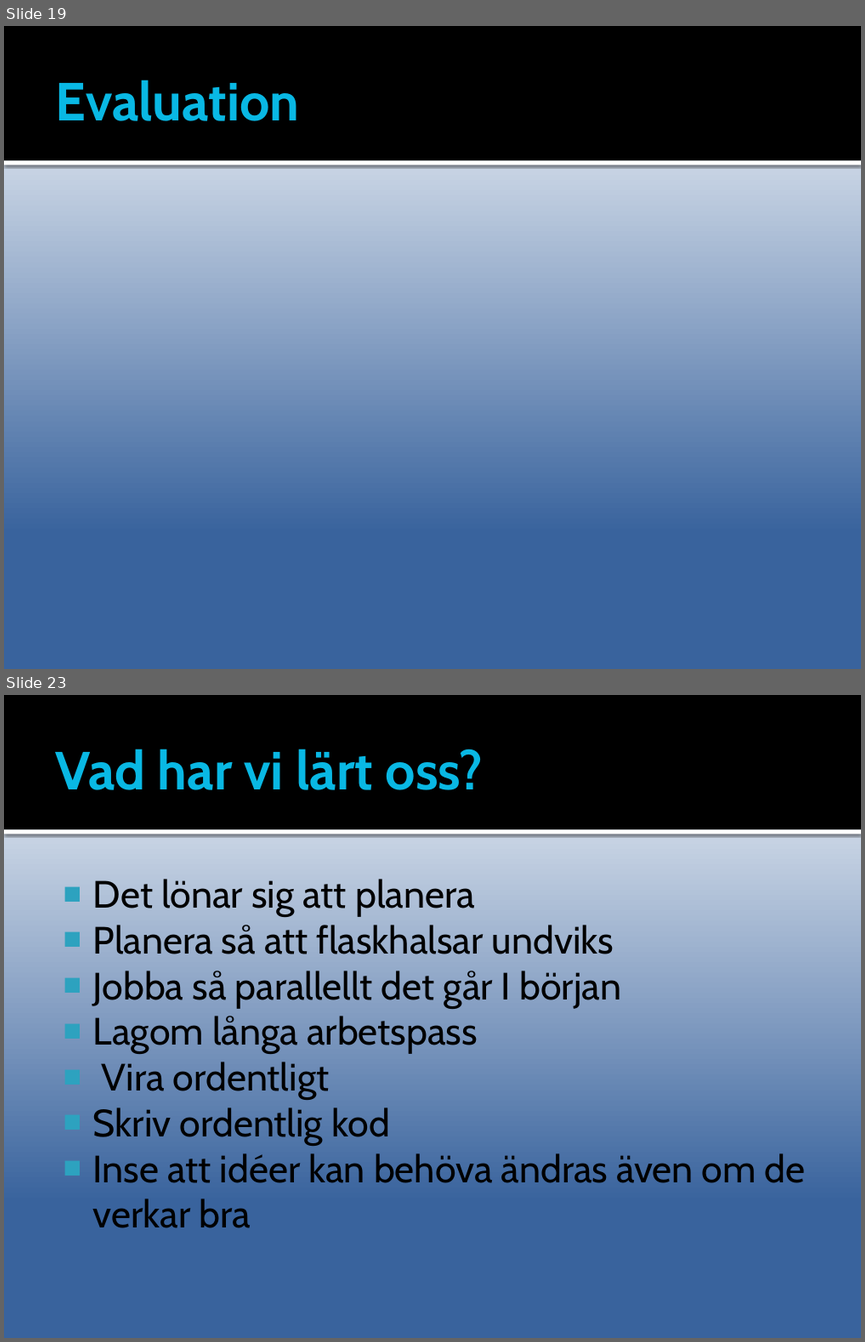
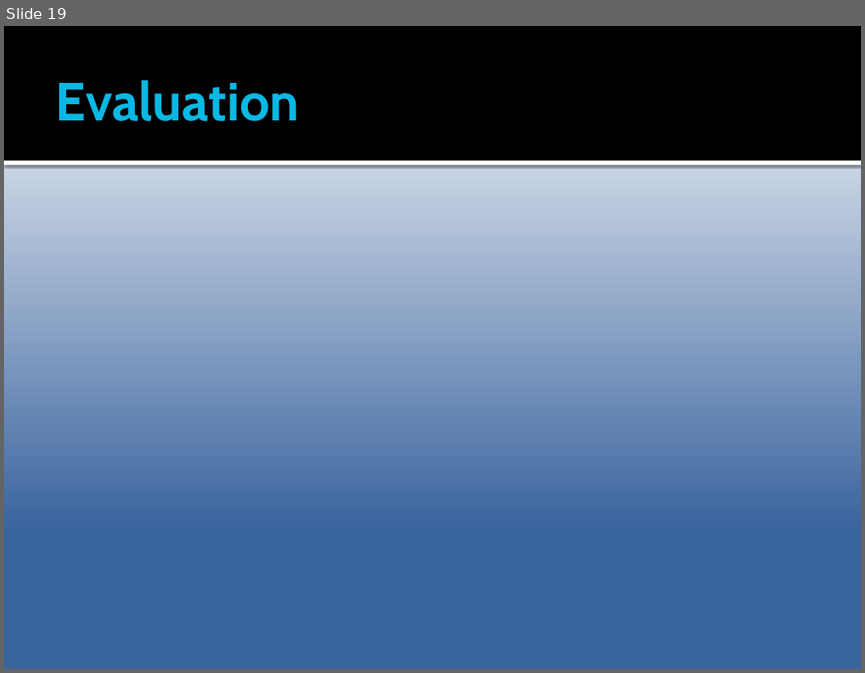
Before and after one commit to Epipolarna/Tracking, a slide deck: Documentation/TSBB15prez.pptx. Shown one above the other, each under a label of ours: slides 19 and 23 before the commit, slide 19 after it; the slides between them are not shown. The pictures are 865x1342 and 865x673 pixels, drawn with LibreOffice and Linux fonts; fonts in the diff are those of the drawing; grey boxes stand for pictures. Boxes give left, top, right and bottom in pixels: in the first picture for what was removed or moved away, otherwise in the second. Text is boxed around its words. In the diff, an @@ line names an element or a change of style, - is before the commit and + after.

```diff
--- a/Documentation/TSBB15prez.pptx
+++ b/Documentation/TSBB15prez.pptx
@@ slide 23 removed at (x1=4, y1=695, x2=861, y2=1338), background gradient #FFFFFF to #39639D; not listed: 2 template elements that a slide beside it also shows @@
@@ title removed at (x1=55, y1=749, x2=483, y2=790) @@
-Vad har vi lärt oss?
@@ text removed at (x1=93, y1=879, x2=806, y2=1228) @@
-■ Det lönar sig att planera
-■ Planera så att flaskhalsar undviks
-■ Jobba så parallellt det går I början
-■ Lagom långa arbetspass
-■ Vira ordentligt
-■ Skriv ordentlig kod
-■ Inse att idéer kan behöva ändras även om de verkar bra
```
Also in this commit, not shown: 7 slides changed, 3 slides added, 5 other slides removed.
